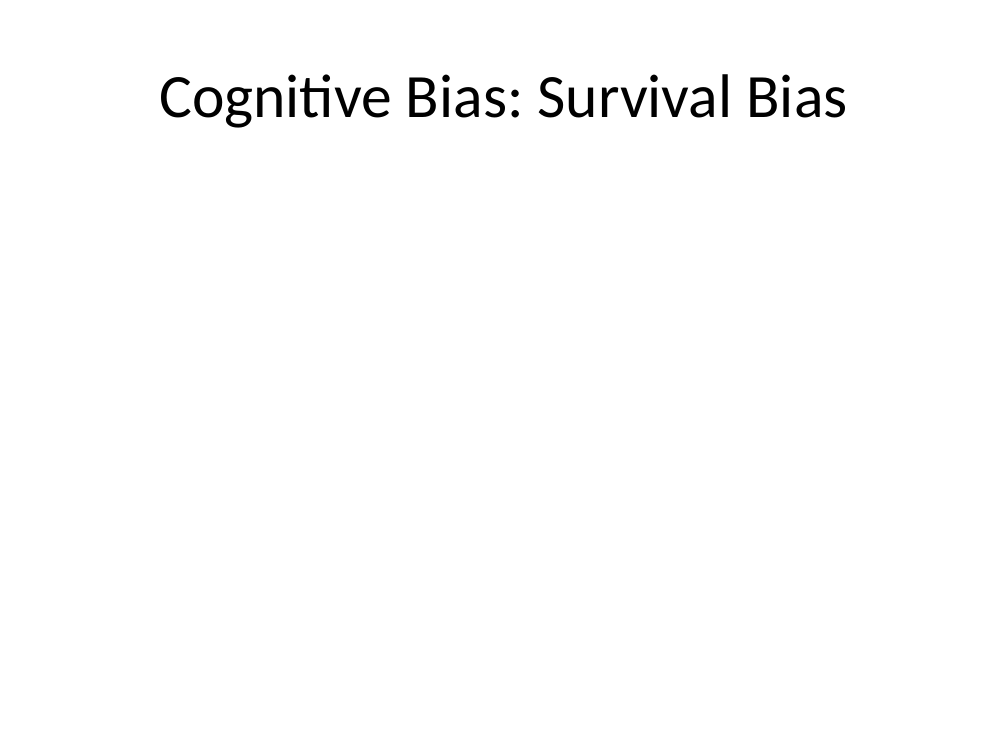
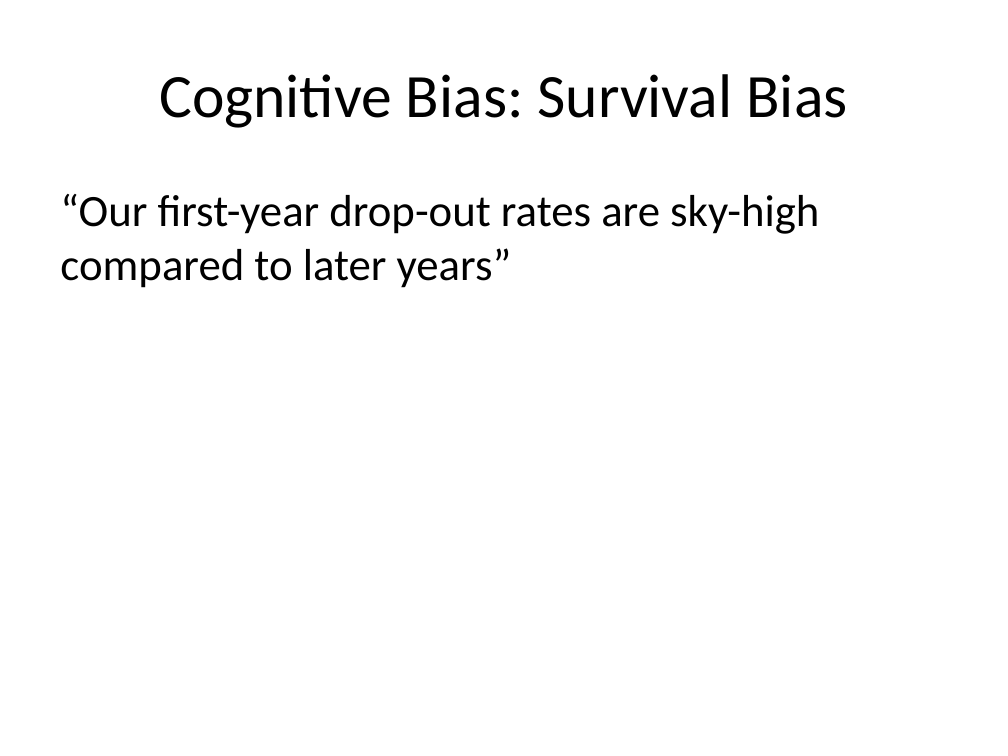
Before and after one commit to dietrichson/newport_2019, a slide deck: slide 27 of presentation/Learning_analytics_Newport_2019.pptx. Drawn at 1008x756 pixels with LibreOffice and Linux fonts; fonts in the diff are those of the drawing. Boxes give left, top, right and bottom in pixels: in the first picture for what was removed or moved away, otherwise in the second. Text is boxed around its words. In the diff, an @@ line names an element or a change of style, - is before the commit and + after.

```diff
--- a/presentation/Learning_analytics_Newport_2019.pptx
+++ b/presentation/Learning_analytics_Newport_2019.pptx
@@ text added at [60, 194, 819, 288], 32 pt, text #000000 @@
+“Our first-year drop-out rates are sky-high compared to later years”
```
Also in this commit, not shown: 6 other slides changed, 14 slides added, 2 slides removed, 12 other files.
